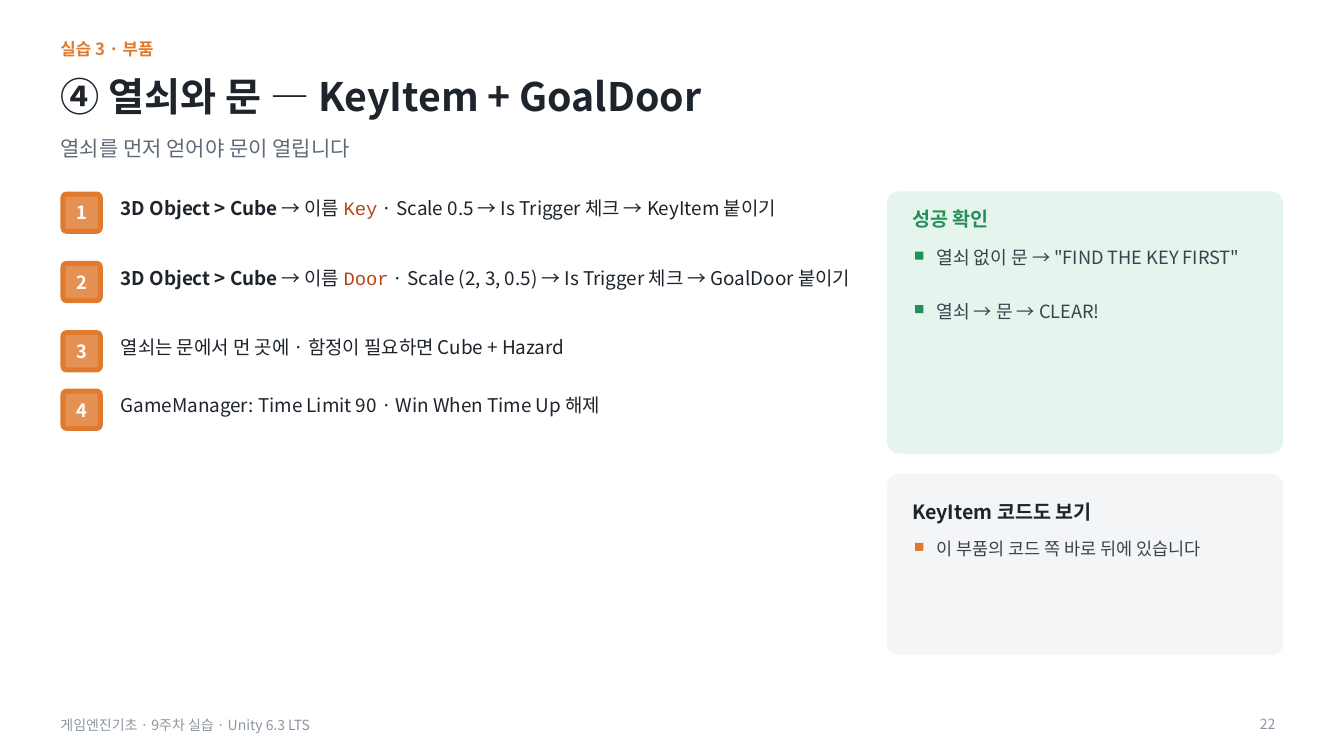
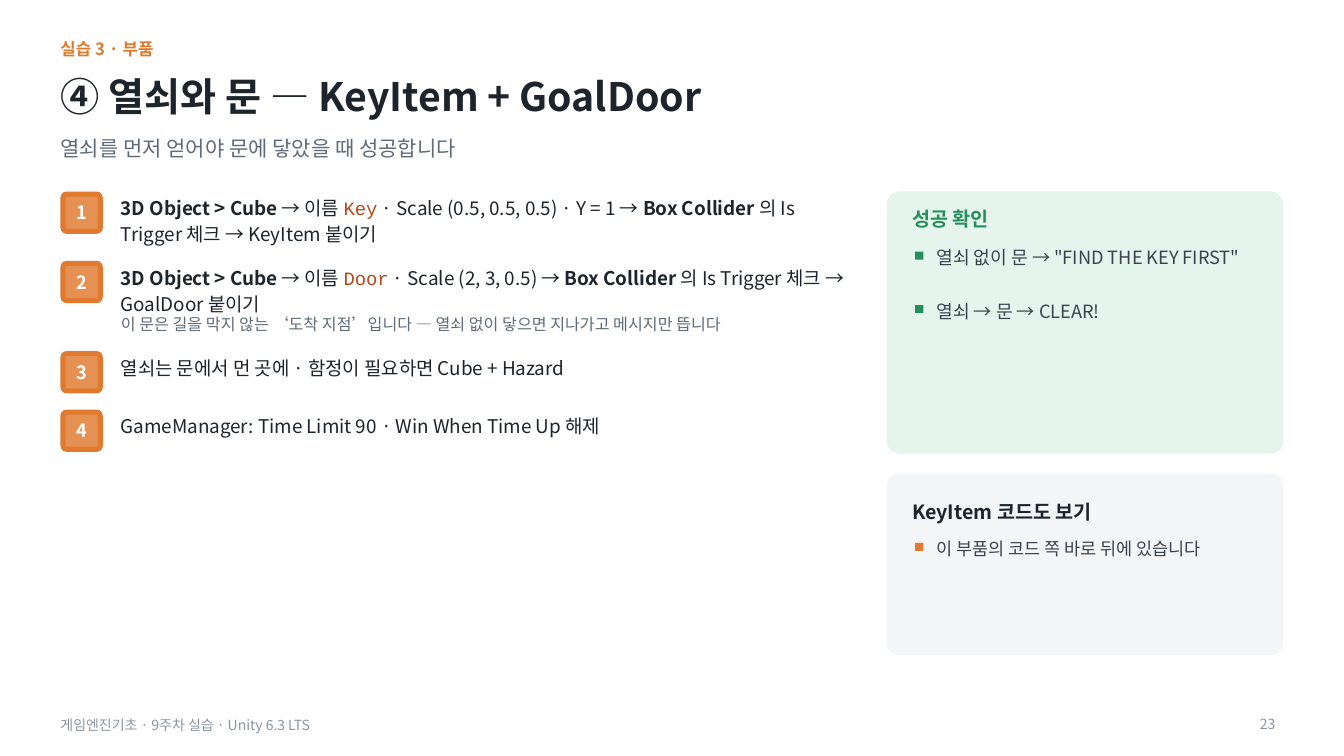
Before and after one commit to iplay-garden/game-engine-basics, a slide deck: slide 23 of 9주차/한국어/게임엔진기초_9주차_오프라인_실습슬라이드.pptx (slide 22 before the commit). Drawn at 1344x756 pixels with LibreOffice and Linux fonts; fonts in the diff are those of the drawing. Boxes give left, top, right and bottom in pixels: in the first picture for what was removed or moved away, otherwise in the second. Text is boxed around its words. In the diff, an @@ line names an element or a change of style, - is before the commit and + after.

```diff
--- a/9주차/한국어/게임엔진기초_9주차_오프라인_실습슬라이드.pptx
+++ b/9주차/한국어/게임엔진기초_9주차_오프라인_실습슬라이드.pptx
@@ text at bbox=[60, 138, 456, 158]: text changed @@
-열쇠를 먼저 얻어야 문이 열립니다
+열쇠를 먼저 얻어야 문에 닿았을 때 성공합니다
@@ text at bbox=[121, 199, 795, 246]: text changed @@
-3D Object > Cube → 이름 Key · Scale 0.5 → Is Trigger 체크 → KeyItem 붙이기
+3D Object > Cube → 이름 Key · Scale (0.5, 0.5, 0.5) · Y = 1 → Box Collider 의 Is Trigger 체크 → KeyItem 붙이기
@@ text at bbox=[121, 269, 822, 313]: text changed @@
-3D Object > Cube → 이름 Door · Scale (2, 3, 0.5) → Is Trigger 체크 → GoalDoor 붙이기
+3D Object > Cube → 이름 Door · Scale (2, 3, 0.5) → Box Collider 의 Is Trigger 체크 → GoalDoor 붙이기
@@ text added at bbox=[121, 316, 720, 332], 11.5 pt, text #5F6B78 @@
+이 문은 길을 막지 않는 ‘도착 지점’입니다 — 열쇠 없이 닿으면 지나가고 메시지만 뜹니다
@@ 4 texts, 2 rectangles, 2 rounded rectangles: place and size @@
-4 texts, 2 rectangles, 2 rounded rectangles at bbox=[60, 330, 600, 431]
+4 texts, 2 rectangles, 2 rounded rectangles at bbox=[60, 351, 600, 452]
@@ page number at bbox=[1260, 718, 1276, 729]: text changed @@
-22
+23
```
Also in this commit, not shown: 15 other slides changed, 1 slide added, 10 other files.
